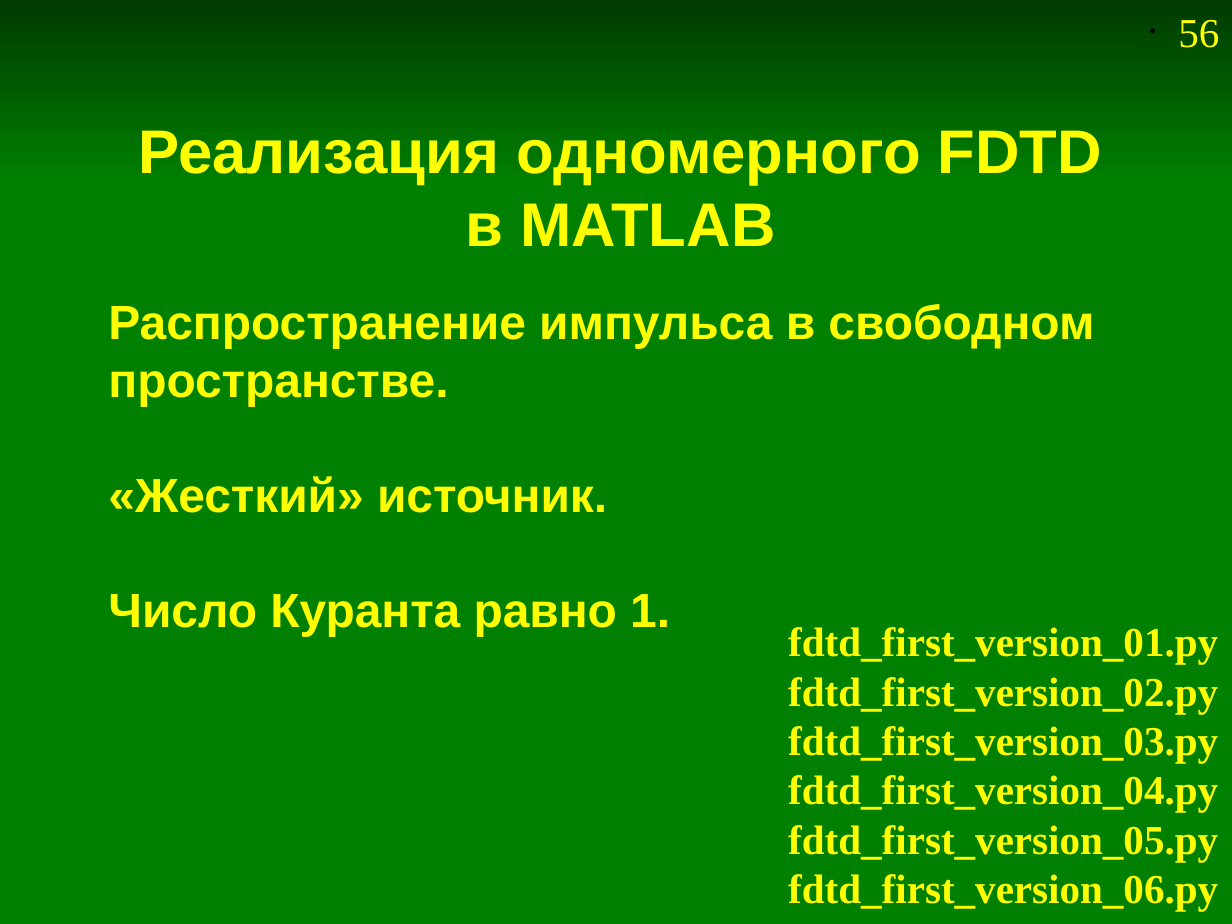
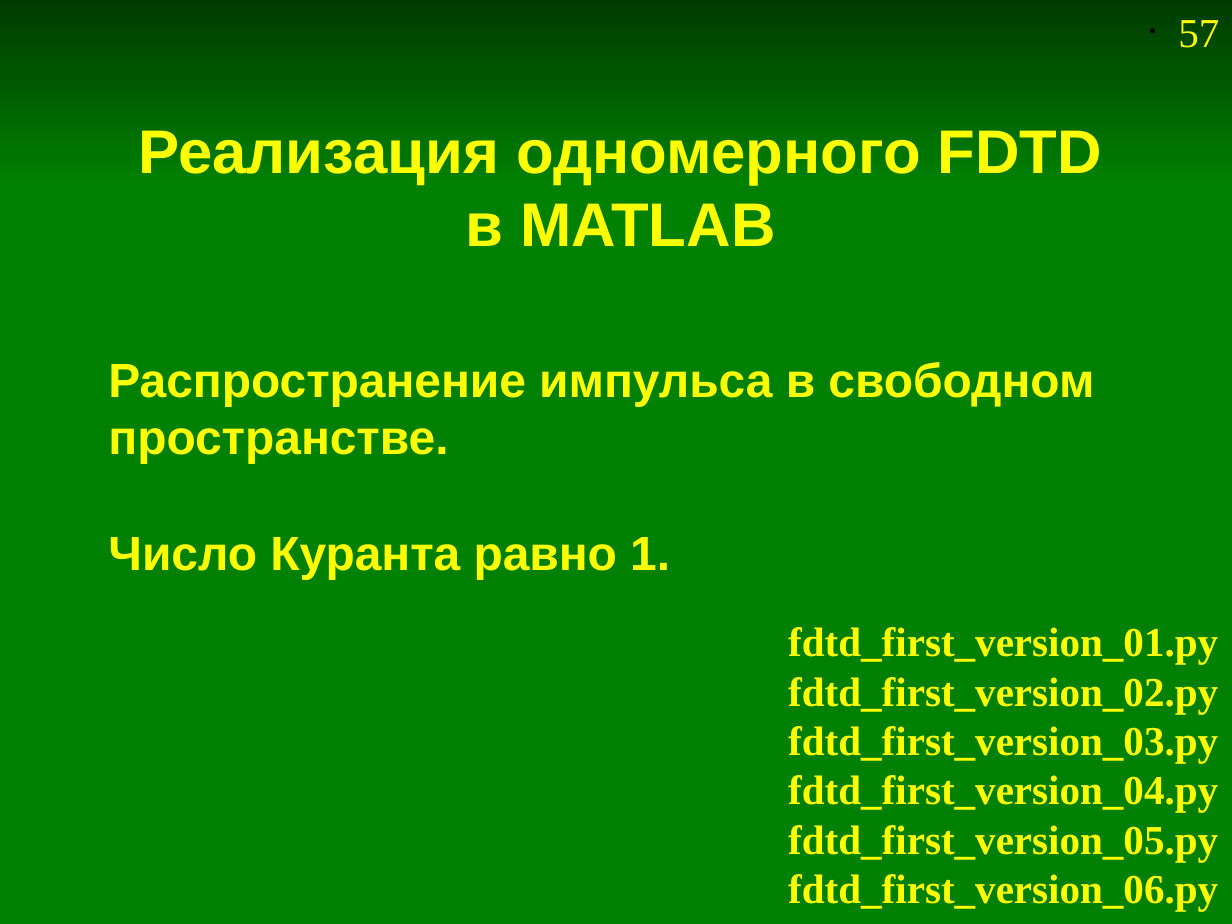
Before and after one commit to andris0147sv/modelling, a slide deck: slide 57 of presentations/2. FDTD.odp (slide 56 before the commit). Drawn at 1232x924 pixels with LibreOffice and Linux fonts; fonts in the diff are those of the drawing. Boxes give left, top, right and bottom in pixels: in the first picture for what was removed or moved away, otherwise in the second. Text is boxed around its words. In the diff, an @@ line names an element or a change of style, - is before the commit and + after.

Commit message:
Вывод формул FDTD без использование "жесткого" источника

```diff
--- a/presentations/2. FDTD.odp
+++ b/presentations/2. FDTD.odp
@@ page number at <box>1178,20,1219,48</box>: text changed @@
-• 56
+• 57
@@ title at <box>108,362,1094,579</box>: text changed @@
-Распространение импульса в свободном пространстве.
-«Жесткий» источник.
-Число Куранта равно 1.
+Распространение импульса в свободном пространстве.
+Число Куранта равно 1.
```
Also in this commit, not shown: 10 other slides changed, 2 slides added, 6 slides removed.
